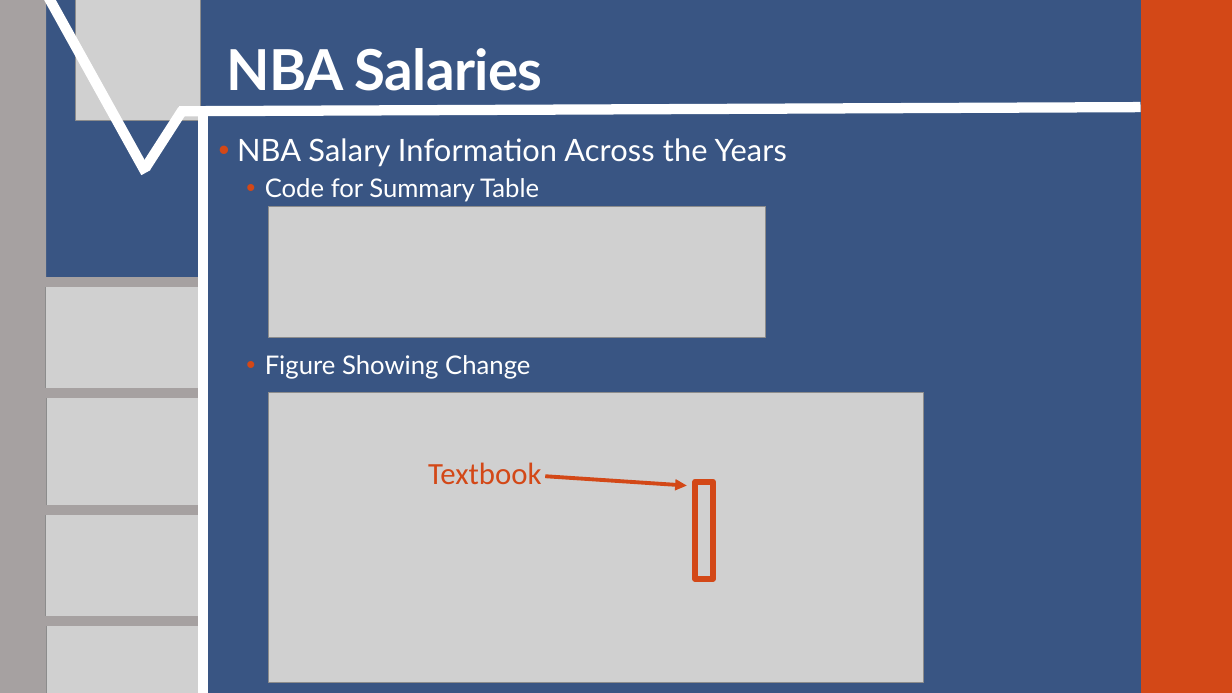
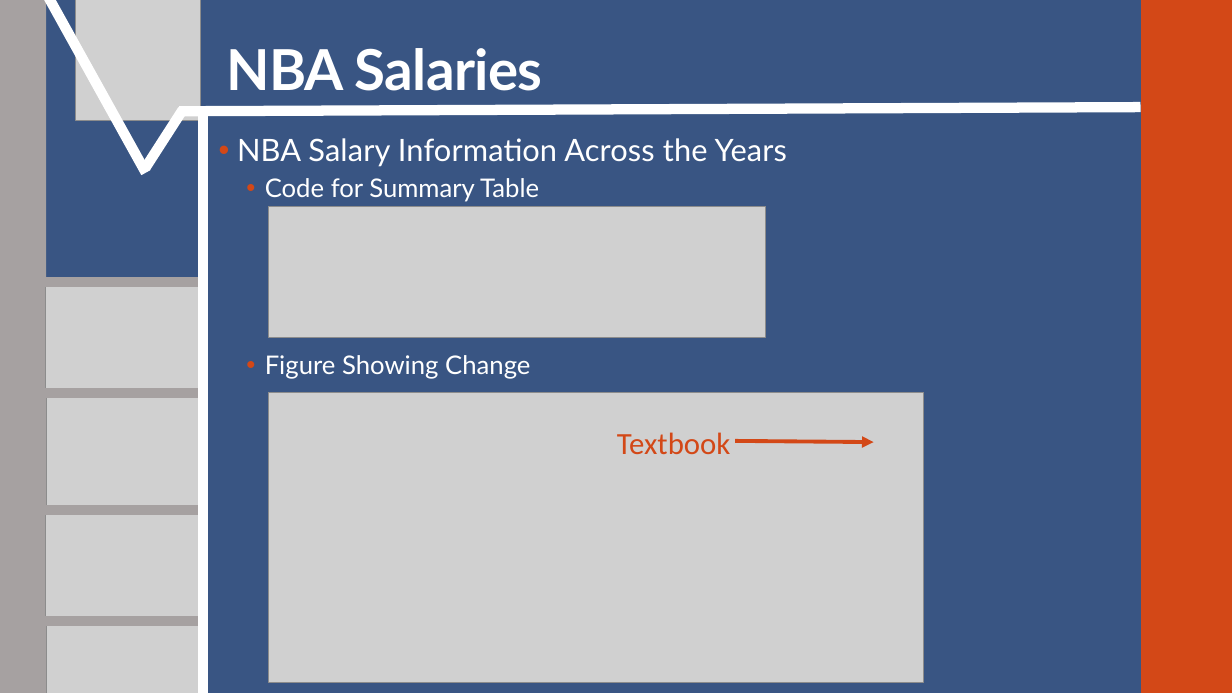
Before and after one commit to SuperMarioGiacomazzo/STOR538_WEBSITE, a slide deck: slide 8 of Slides/Basketball 4/Basketball_4_Lecture.pptx (slide 4 before the commit). Drawn at 1232x693 pixels with LibreOffice and Linux fonts; fonts in the diff are those of the drawing; grey boxes stand for pictures. Boxes give left, top, right and bottom in pixels: in the first picture for what was removed or moved away, otherwise in the second. Text is boxed around its words. In the diff, an @@ line names an element or a change of style, - is before the commit and + after.

```diff
--- a/Slides/Basketball 4/Basketball_4_Lecture.pptx
+++ b/Slides/Basketball 4/Basketball_4_Lecture.pptx
@@ text "Textbook": place and size @@
-text "Textbook" at (428,462,541,484)
+text "Textbook" at (617,432,730,454)
@@ arrow moved from (545, 476) - (687, 486) to (736, 441) - (873, 443) @@
@@ rectangle removed at (695,482,713,579) @@
```
Also in this commit, not shown: 6 other slides changed, 5 slides added, 5 slides removed, 5 other files.
